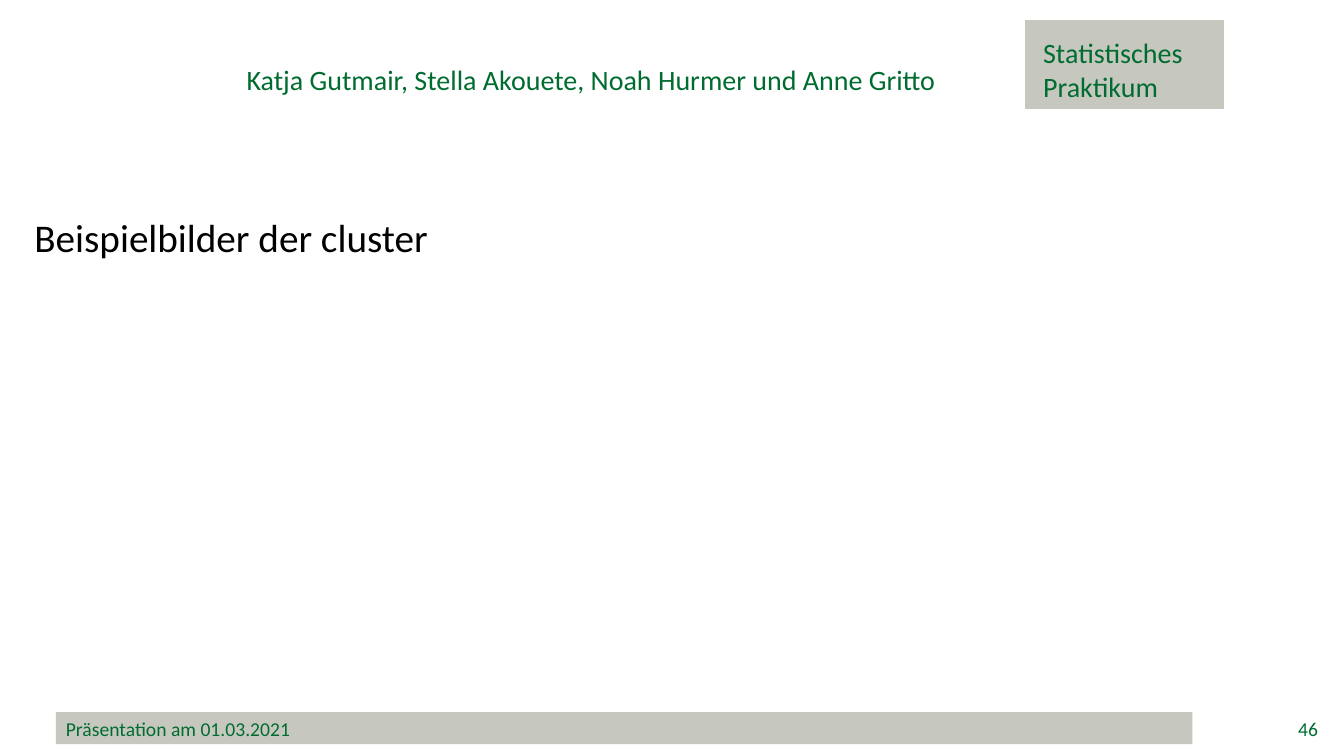
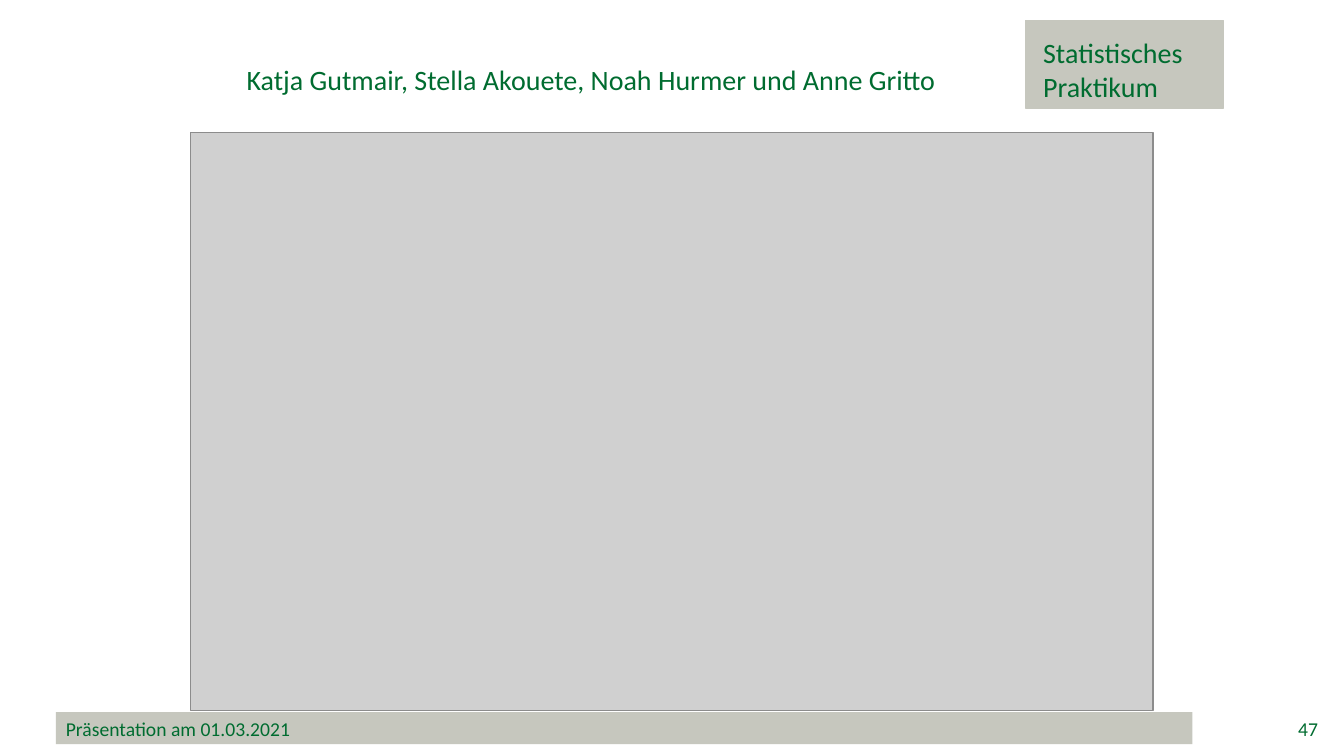
Before and after one commit to minimops/weatherFrog, a slide deck: slide 47 of documentation/ppt/Präsentation.pptx (slide 46 before the commit). Drawn at 1344x756 pixels with LibreOffice and Linux fonts; fonts in the diff are those of the drawing; grey boxes stand for pictures; background and template pictures are left out. Boxes give left, top, right and bottom in pixels: in the first picture for what was removed or moved away, otherwise in the second. Text is boxed around its words. In the diff, an @@ line names an element or a change of style, - is before the commit and + after.

```diff
--- a/documentation/ppt/Präsentation.pptx
+++ b/documentation/ppt/Präsentation.pptx
@@ picture added at (x1=191, y1=133, x2=1152, y2=711) @@
@@ text removed at (x1=34, y1=224, x2=428, y2=259) @@
-Beispielbilder der cluster
@@ page number at (x1=1298, y1=723, x2=1318, y2=736): text changed @@
-46
+47
```
Also in this commit, not shown: 23 other slides changed, 9 slides added.
